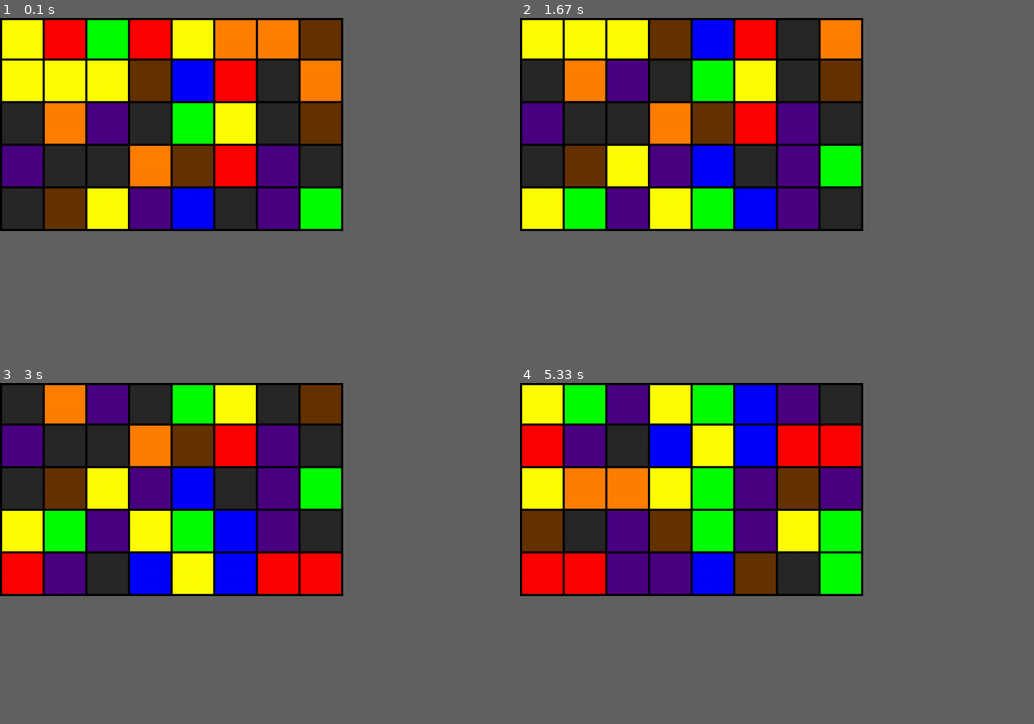
Above: before the commit, frames 1-4 (two rows, left to right).
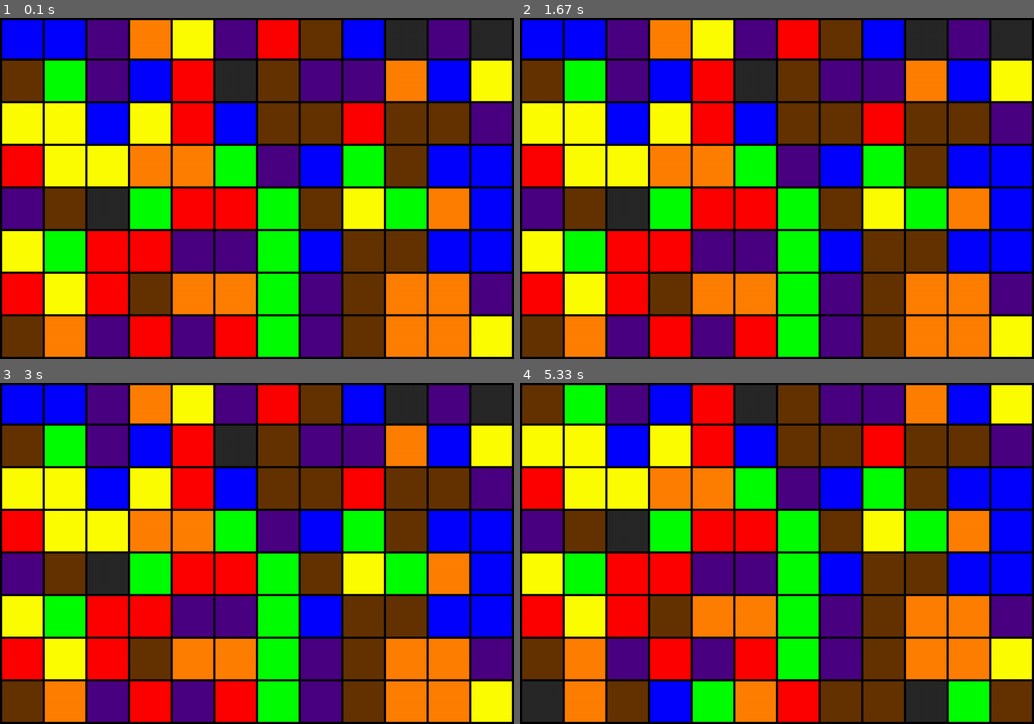
Above: after the commit, the same moments.

Repository: jduffey/watchgirl
Game: pygame game, started from pygametest.py
The game is run twice, just before and just after one commit, with the same random seed, the same clock (stepped at 60 frames per second) and the same inputs.
Inputs:
- Up to frame 1 (0.1 s): no input
- Up to frame 2 (1.67 s): no input
- Up to frame 3 (3 s): no input
- Up to frame 4 (5.33 s): no input
In our replay, the window is 601x373 before the commit and 900x597 after it. These sizes can differ from the game's own. Grey fills any space a smaller window leaves; there, only what the larger window draws over its background counts as a difference.

The runs differ from the first frame. In frame 1, 82% of the frame differs, in the area x 0-100%, y 0-100%; in frame 2, 85%; in frame 3, 84%; in frame 4, 81%.

Commit message:
Period now works with time offset

Diff:
--- a/pygametest.py
+++ b/pygametest.py
@@ -5,15 +5,15 @@
 import jedhash
 
 SECRET = "PRIVATE_KEY_GOES_HERE"
-PERIOD_IN_SECONDS = 1
+PERIOD_IN_SECONDS = 3
 
 WINDOW_TITLE = 'Identifier #580CD2E889BD - Onett Art Museum Main Entrance'
 
 BORDER_THICKNESS = 5
 SQUARE_WIDTH = 100
 
-NUMBER_OF_COLUMNS = 8
-NUMBER_OF_ROWS = 5
+NUMBER_OF_COLUMNS = 12
+NUMBER_OF_ROWS = 8
 
 APP_X_SIZE = NUMBER_OF_COLUMNS * SQUARE_WIDTH
 APP_Y_SIZE = NUMBER_OF_ROWS * SQUARE_WIDTH
@@ -64,7 +64,7 @@
     pygame.draw.rect(screen, getColor(currentDigest, whichSquareInCurrentRow, whichRow), (whichSquareInCurrentRow * APP_X_SIZE/NUMBER_OF_COLUMNS, whichRow * APP_Y_SIZE / NUMBER_OF_ROWS, (whichSquareInCurrentRow + 1) * APP_X_SIZE/NUMBER_OF_COLUMNS, (whichRow + 1) * APP_Y_SIZE / NUMBER_OF_ROWS))
 
 def generateDigestForCurrentTime(whichSquareInCurrentRow):
-    return jedhash.returnTheHash(SECRET, PERIOD_IN_SECONDS, whichRow)
+    return jedhash.returnTheHash(SECRET, PERIOD_IN_SECONDS, whichSquareInCurrentRow)
 
 screen = pygame.display.set_mode((APP_X_SIZE + BORDER_THICKNESS, APP_Y_SIZE))
 pygame.display.set_caption(WINDOW_TITLE)
@@ -80,7 +80,8 @@
 while isDrawingActive:
 
     for whichRow in range(0, NUMBER_OF_ROWS):
-        currentDigest = generateDigestForCurrentTime(whichRow)
+        offset = whichRow * PERIOD_IN_SECONDS
+        currentDigest = generateDigestForCurrentTime(offset)
         for whichSquareInCurrentRow in range(0, NUMBER_OF_COLUMNS):
             drawColorSquare(whichSquareInCurrentRow, whichRow, currentDigest)
 
